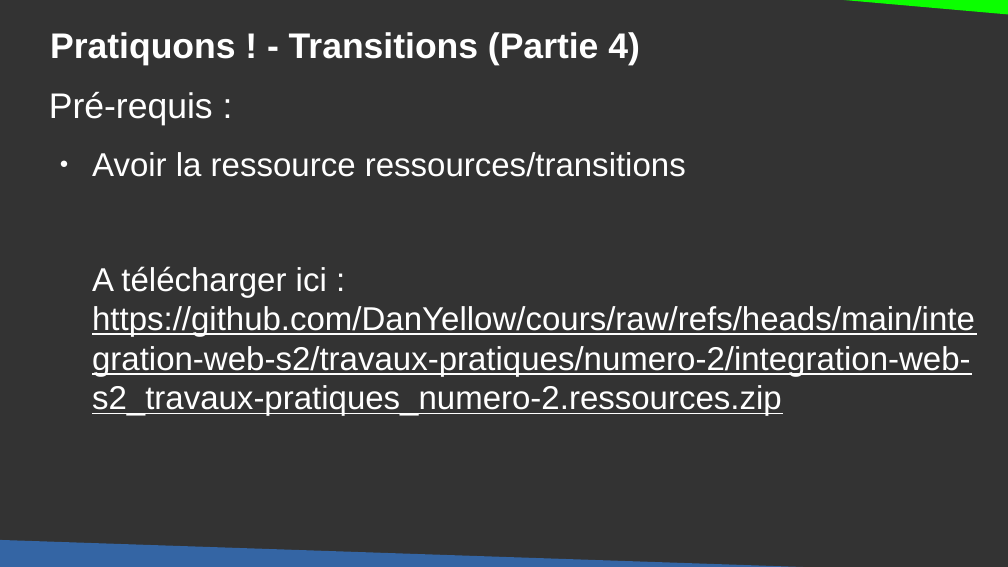
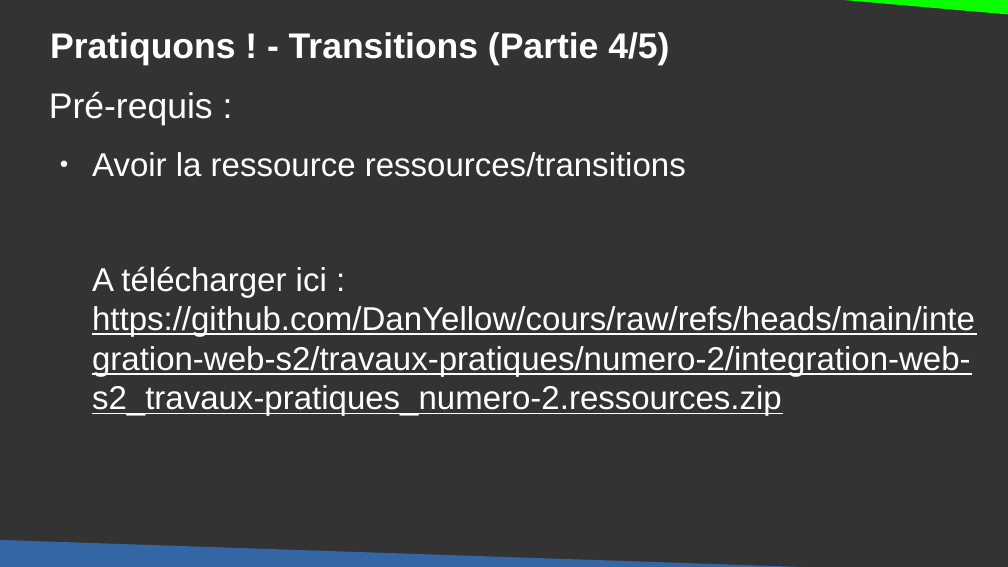
Before and after one commit to DanYellow/cours, a slide deck: slide 32 of integration-web-s2/travaux-pratiques/numero-2/presentation.odp. Drawn at 1008x567 pixels with LibreOffice and Linux fonts; fonts in the diff are those of the drawing. Boxes give left, top, right and bottom in pixels: in the first picture for what was removed or moved away, otherwise in the second. Text is boxed around its words. In the diff, an @@ line names an element or a change of style, - is before the commit and + after.

```diff
--- a/integration-web-s2/travaux-pratiques/numero-2/presentation.odp
+++ b/integration-web-s2/travaux-pratiques/numero-2/presentation.odp
@@ title at [50, 32, 669, 65]: text changed @@
-Pratiquons ! - Transitions (Partie 4)
+Pratiquons ! - Transitions (Partie 4/5)
```
Also in this commit, not shown: 2 other slides changed, 3 slides added, 1 other file.
